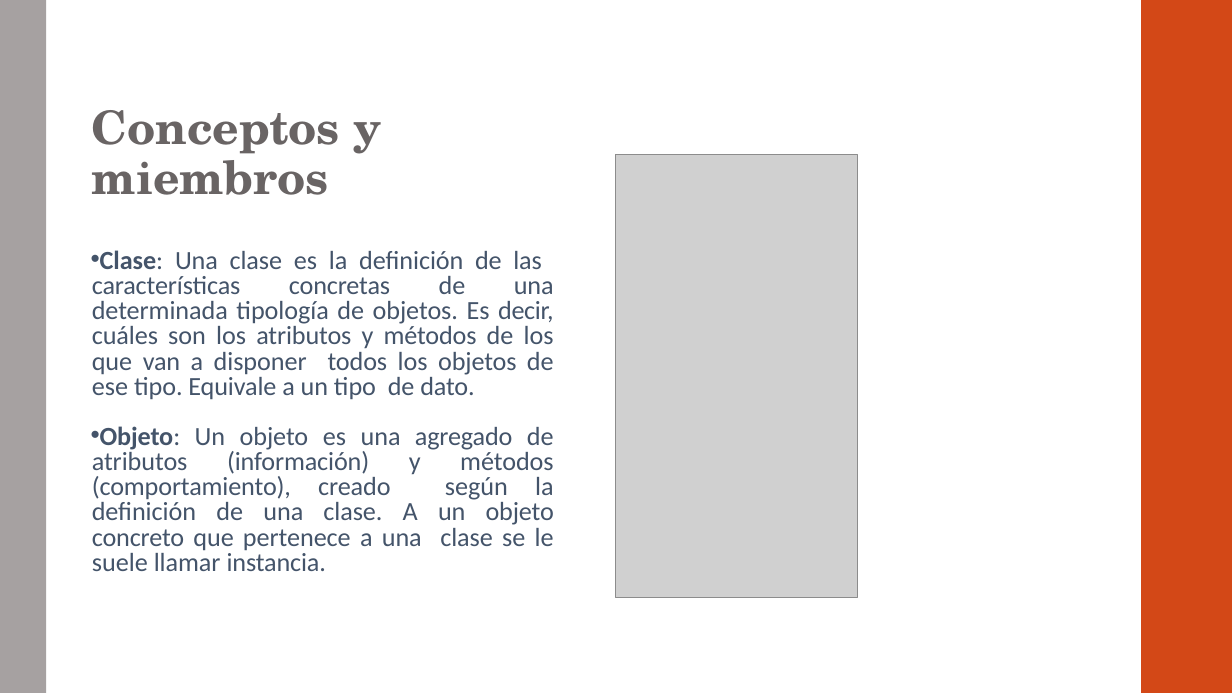
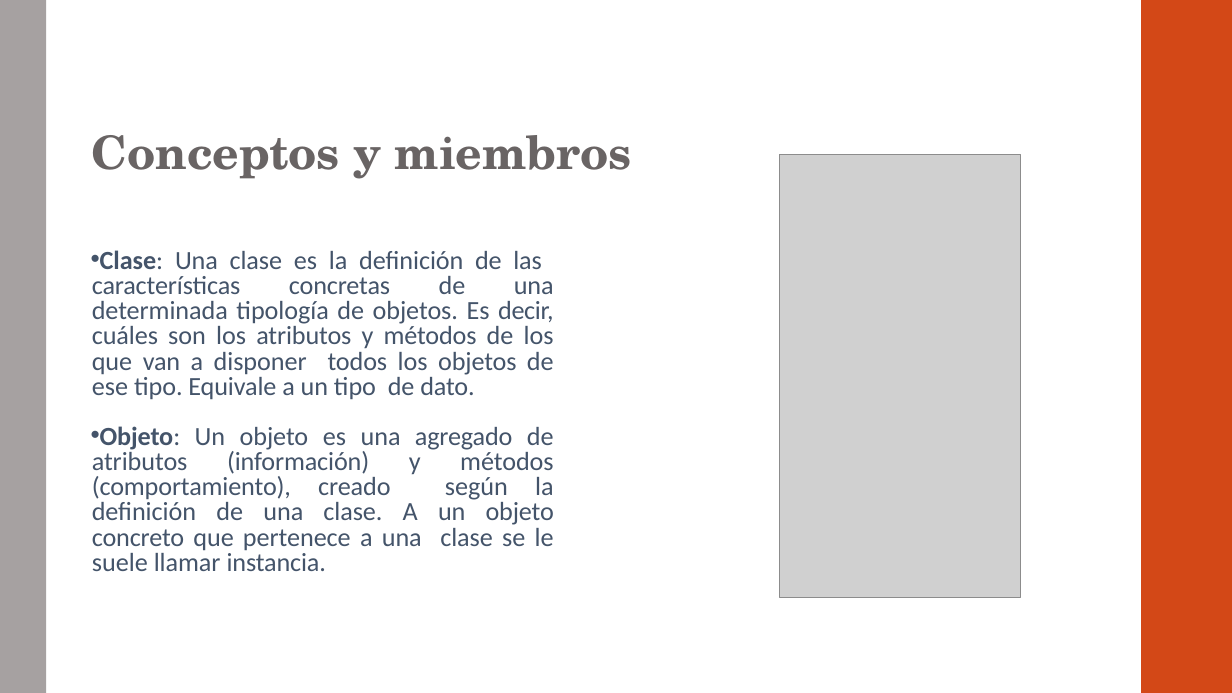
Before and after one commit to otrocarlosmartinez/AF-PYTHON, a slide deck: slide 41 of PRESENTACIÓN.pptx (slide 40 before the commit). Drawn at 1232x693 pixels with LibreOffice and Linux fonts; fonts in the diff are those of the drawing; grey boxes stand for pictures. Boxes give left, top, right and bottom in pixels: in the first picture for what was removed or moved away, otherwise in the second. Text is boxed around its words. In the diff, an @@ line names an element or a change of style, - is before the commit and + after.

```diff
--- a/PRESENTACIÓN.pptx
+++ b/PRESENTACIÓN.pptx
@@ title "Conceptos y miembros" rewrapped from bbox=[92, 110, 381, 195] to bbox=[92, 135, 632, 179] @@
@@ picture: place and size @@
-picture at bbox=[616, 154, 858, 597]
+picture at bbox=[780, 154, 1021, 597]
```
Also in this commit, not shown: 22 other slides changed, 4 slides added, 1 slide removed, 3 other files.
